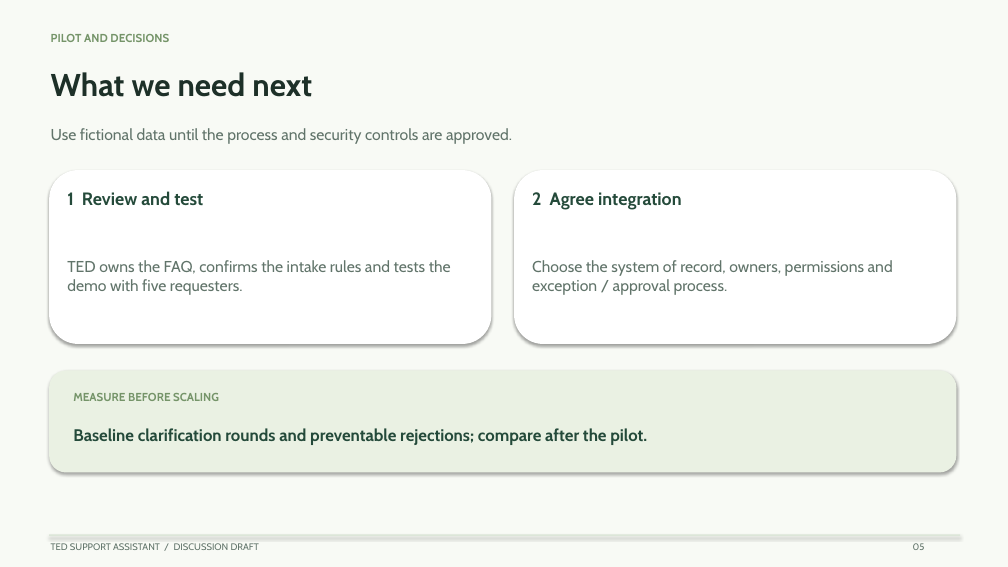
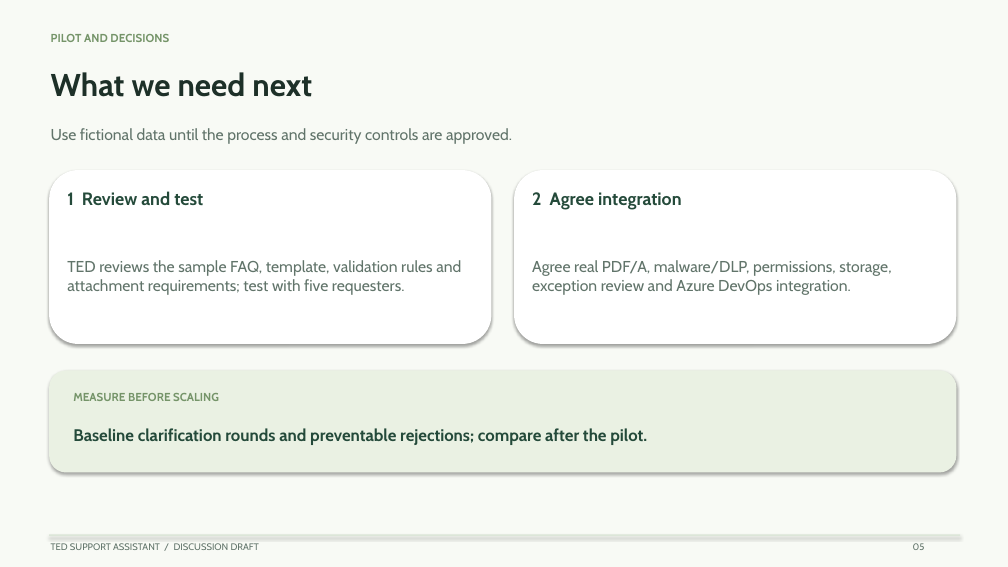
Before and after one commit to VamsiKrishna0910/ted-support-assistant, a slide deck: slide 5 of TED_Support_Prototype.pptx. Drawn at 1008x567 pixels with LibreOffice and Linux fonts; fonts in the diff are those of the drawing. Boxes give left, top, right and bottom in pixels: in the first picture for what was removed or moved away, otherwise in the second. Text is boxed around its words. In the diff, an @@ line names an element or a change of style, - is before the commit and + after.

```diff
--- a/TED_Support_Prototype.pptx
+++ b/TED_Support_Prototype.pptx
@@ text at [67, 260, 461, 295]: text changed @@
-TED owns the FAQ, confirms the intake rules and tests the demo with five requesters.
+TED reviews the sample FAQ, template, validation rules and attachment requirements; test with five requesters.
@@ text at [532, 260, 891, 295]: text changed @@
-Choose the system of record, owners, permissions and exception / approval process.
+Agree real PDF/A, malware/DLP, permissions, storage, exception review and Azure DevOps integration.
```
Also in this commit, not shown: 3 other slides changed, 6 other files.
